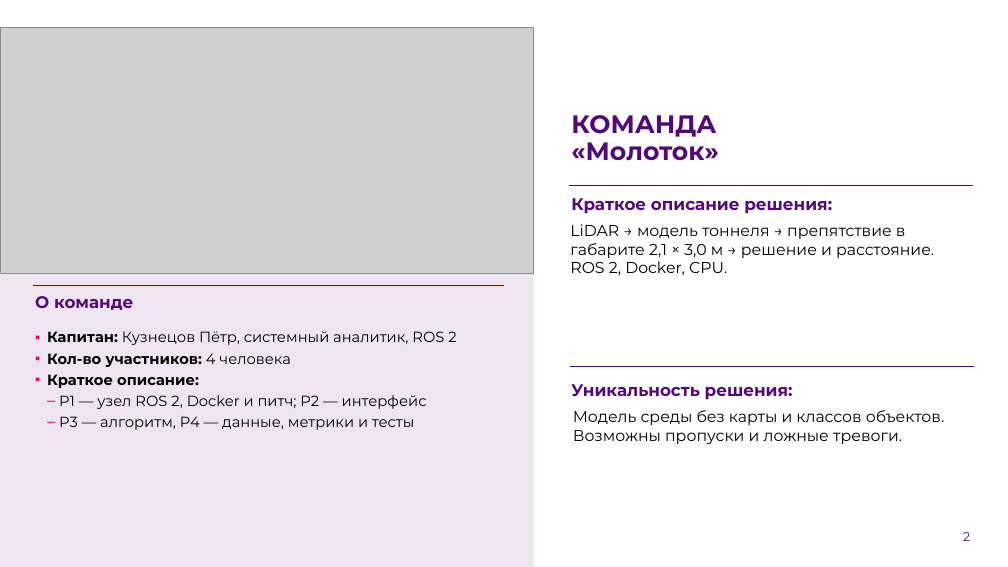
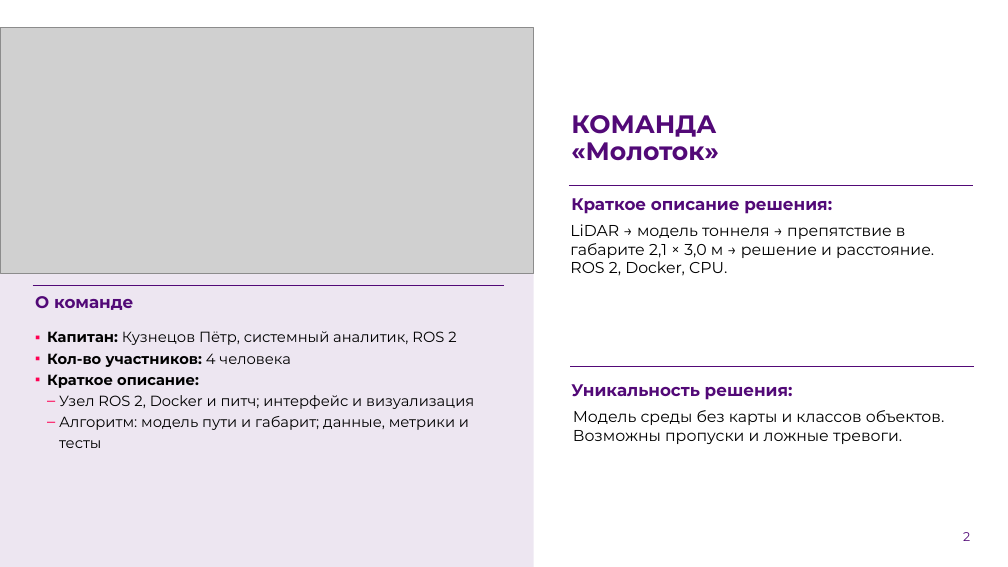
Before and after one commit to pmixay/ReSense, a slide deck: slide 2 of docs/presentation/ReSense_LCT2026.pptx. Drawn at 1008x567 pixels with LibreOffice and Linux fonts; fonts in the diff are those of the drawing; grey boxes stand for pictures; background and template pictures are left out. Boxes give left, top, right and bottom in pixels: in the first picture for what was removed or moved away, otherwise in the second. Text is boxed around its words. In the diff, an @@ line names an element or a change of style, - is before the commit and + after.

```diff
--- a/docs/presentation/ReSense_LCT2026.pptx
+++ b/docs/presentation/ReSense_LCT2026.pptx
@@ text at <box>59,395,474,448</box>: text changed @@
-– P1 — узел ROS 2, Docker и питч; P2 — интерфейс
-– P3 — алгоритм, P4 — данные, метрики и тесты
+– Узел ROS 2, Docker и питч; интерфейс и визуализация
+– Алгоритм: модель пути и габарит; данные, метрики и тесты
```
Also in this commit, not shown: 9 other slides changed, 8 other files.
